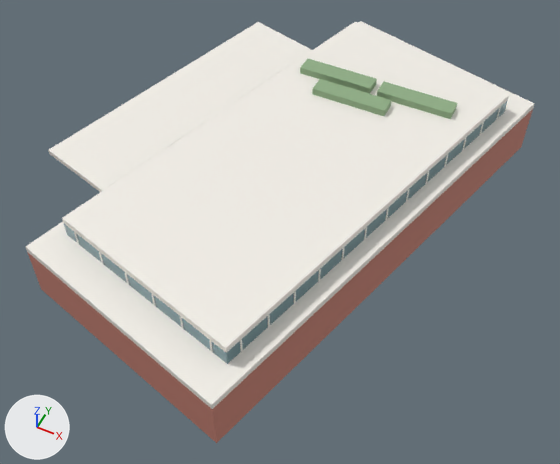
The glTF model assets/models/fong.glb: old version first, new version second.
Before and after are seen from a 50 mm camera at (17.2, -38.1, 44.5) aimed at (-0.4, -2.9, 0.4). The axes (+X, +Y, +Z) are drawn at lower left. The lights are the same throughout. The picture after the commit comes second. Where no turn or scale is listed for an object, it has been applied to the vertices.

In view in the first picture: 'FSC_base', 'FSC_canopy', 'FSC_clerestory', 'FSC_fascia', 'FSC_planter_0', 'FSC_planter_1', 'FSC_planter_2', 'FSC_roof'.
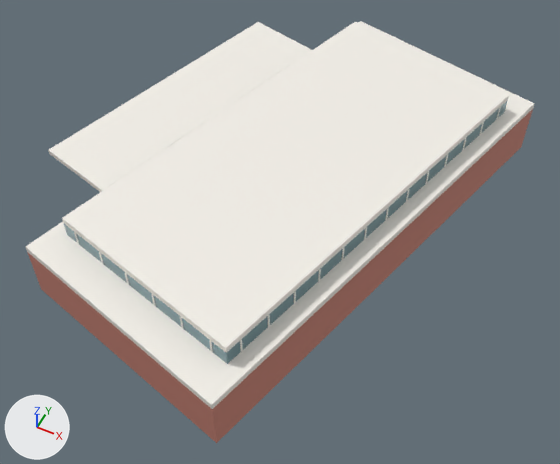
Changed parts and their boxes (x1, y1, x2, y2) in the pictures (560 x 464 px):
```json
{"object": "FSC_planter_2", "change": "deleted", "before": [377, 81, 457, 119]}
{"object": "FSC_planter_1", "change": "deleted", "before": [312, 79, 392, 116]}
{"object": "FSC_planter_0", "change": "deleted", "before": [300, 59, 377, 94]}
```

Scene script edits in JSON lines:
```json
{"op": "remove", "block": "ob_fsc_planter_0", "code": ["ob_fsc_planter_0 = bpy.data.objects.new('FSC_planter_0', me_cube_049)", "ob_fsc_planter_0.location = (-1.23, 9.07, 6.68)"]}
{"op": "remove", "block": "ob_fsc_planter_1", "code": ["ob_fsc_planter_1 = bpy.data.objects.new('FSC_planter_1', me_cube_050)", "ob_fsc_planter_1.location = (0.77, 7.07, 6.68)"]}
{"op": "remove", "block": "ob_fsc_planter_2", "code": ["ob_fsc_planter_2 = bpy.data.objects.new('FSC_planter_2', me_cube_051)", "ob_fsc_planter_2.location = (5.37, 9.0, 6.68)"]}
```
